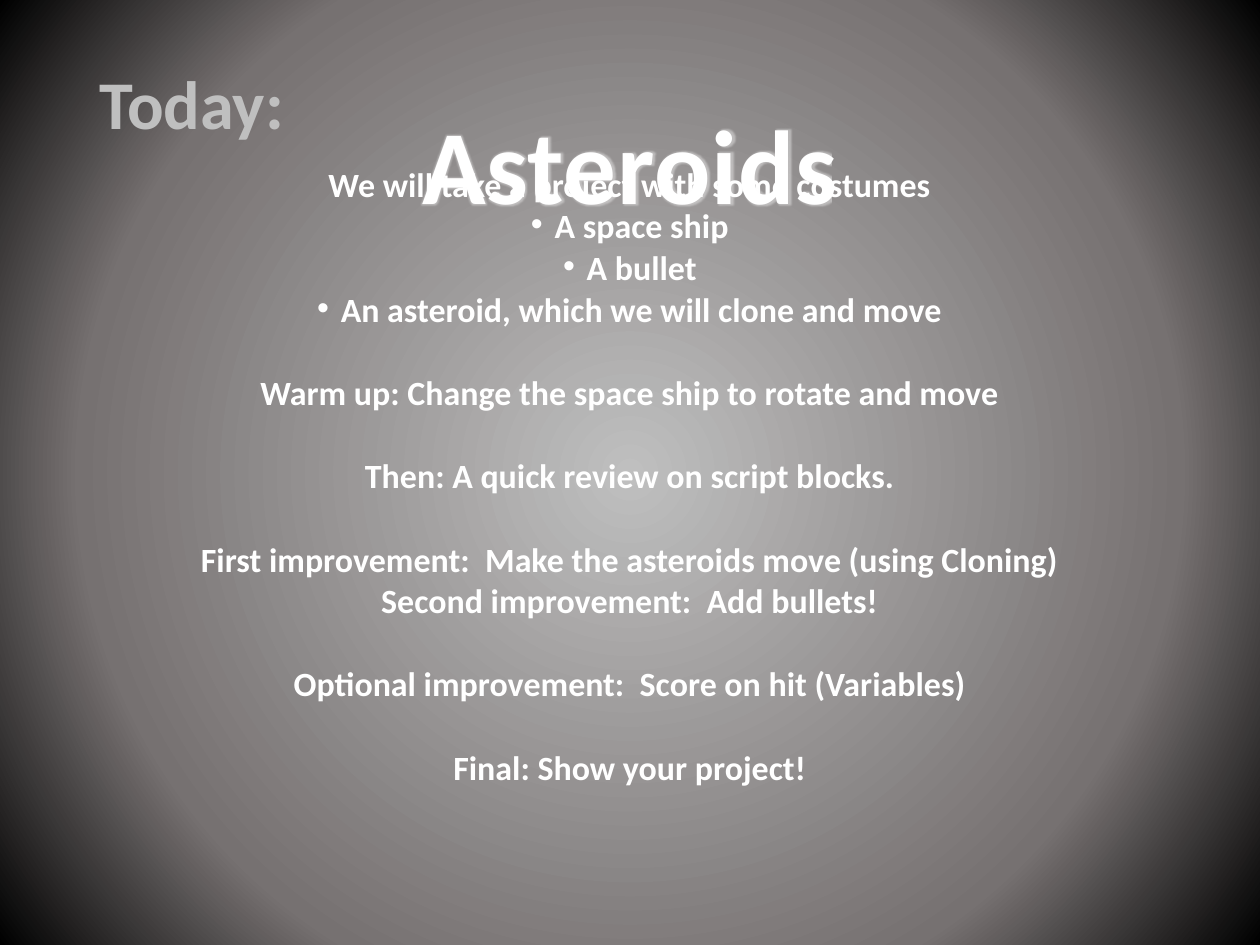
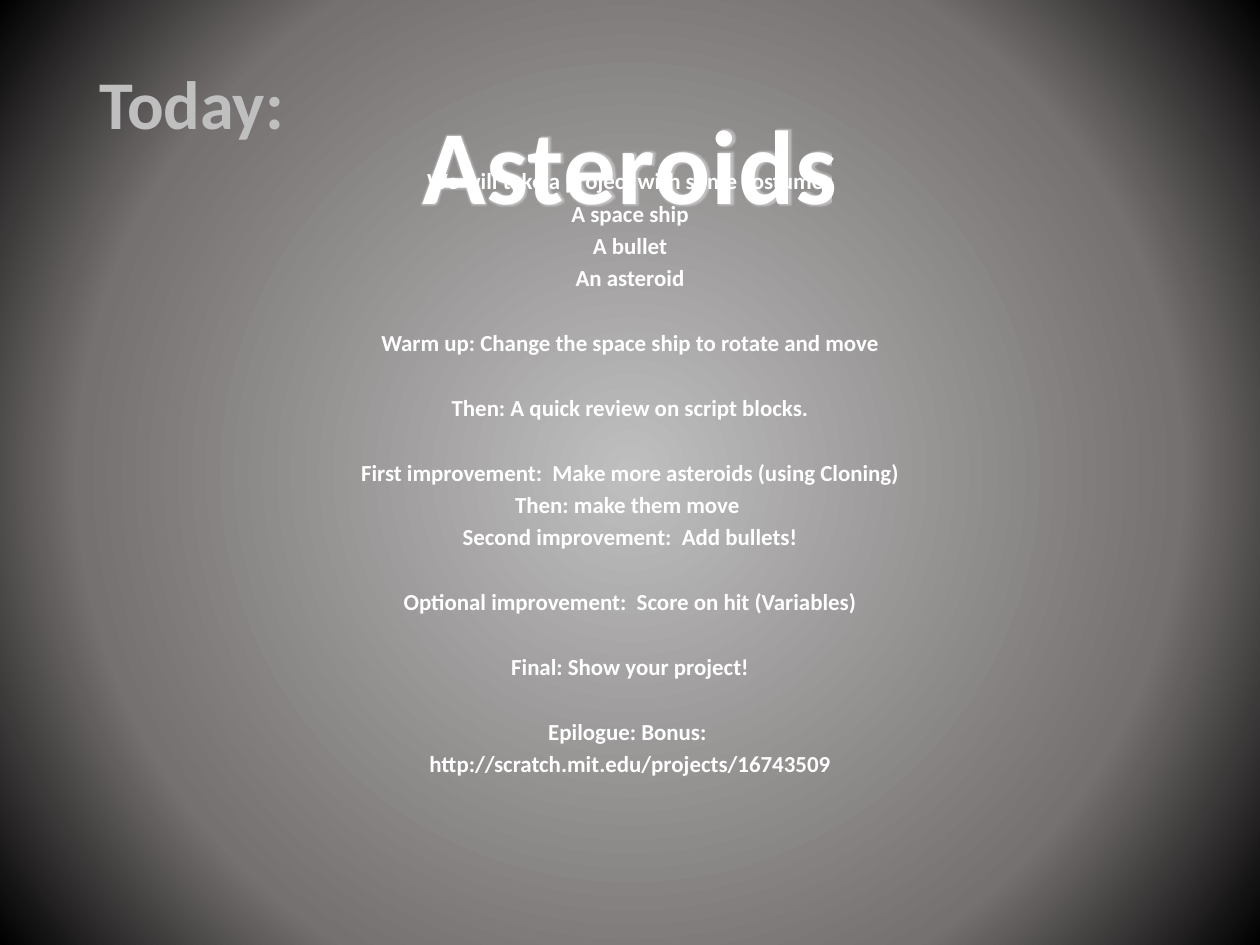
Before and after one commit to CoderDojoSV/scratch-series, a slide deck: slide 2 of Beyond Scratch Basics week3.pptx. Drawn at 1260x945 pixels with LibreOffice and Linux fonts; fonts in the diff are those of the drawing. Boxes give left, top, right and bottom in pixels: in the first picture for what was removed or moved away, otherwise in the second. Text is boxed around its words. In the diff, an @@ line names an element or a change of style, - is before the commit and + after.

```diff
--- a/Beyond Scratch Basics week3.pptx
+++ b/Beyond Scratch Basics week3.pptx
@@ text at bbox=[381, 170, 878, 679]: size 19.4 to 13.1 pt in "We will take a project with some ...", "A space ship", "A bullet", "Warm up: Change the space ship to ..." and 4 more places; bullet • to none @@
@@ text at bbox=[576, 270, 684, 286]: text changed; size 19.4 to 13.1 pt @@
-• An asteroid, which we will clone and move
+An asteroid
@@ text at bbox=[361, 464, 898, 513]: text changed; size 19.4 to 13.1 pt @@
-First improvement: Make the asteroids move (using Cloning)
+First improvement: Make more asteroids (using Cloning)
+Then: make them move
@@ text at bbox=[429, 724, 830, 776]: paragraphs added @@
+Epilogue: Bonus:
+http://scratch.mit.edu/projects/16743509
```
Also in this commit, not shown: 1 other slide changed, 1 slide added, 1 other file.
